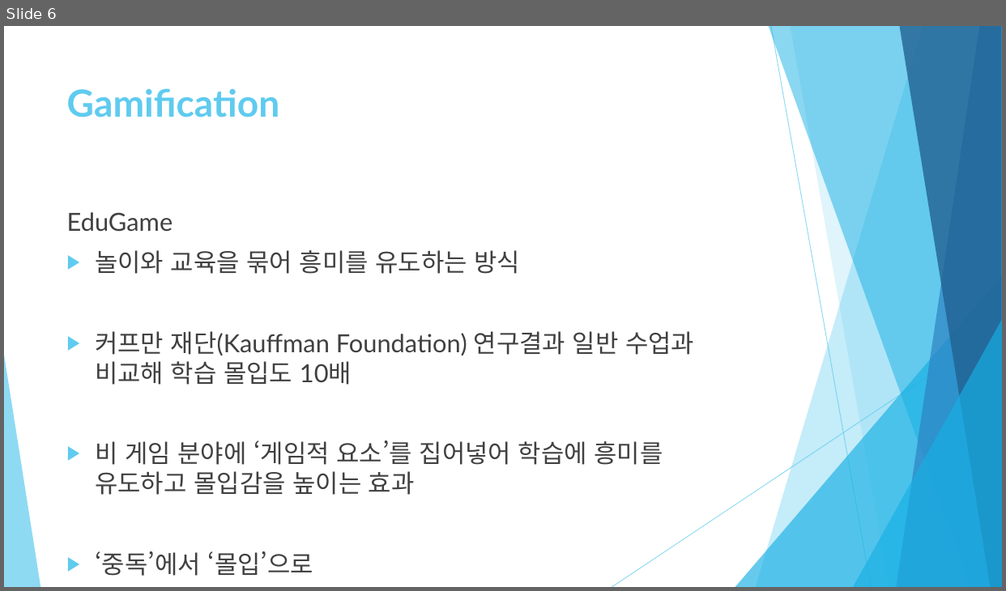
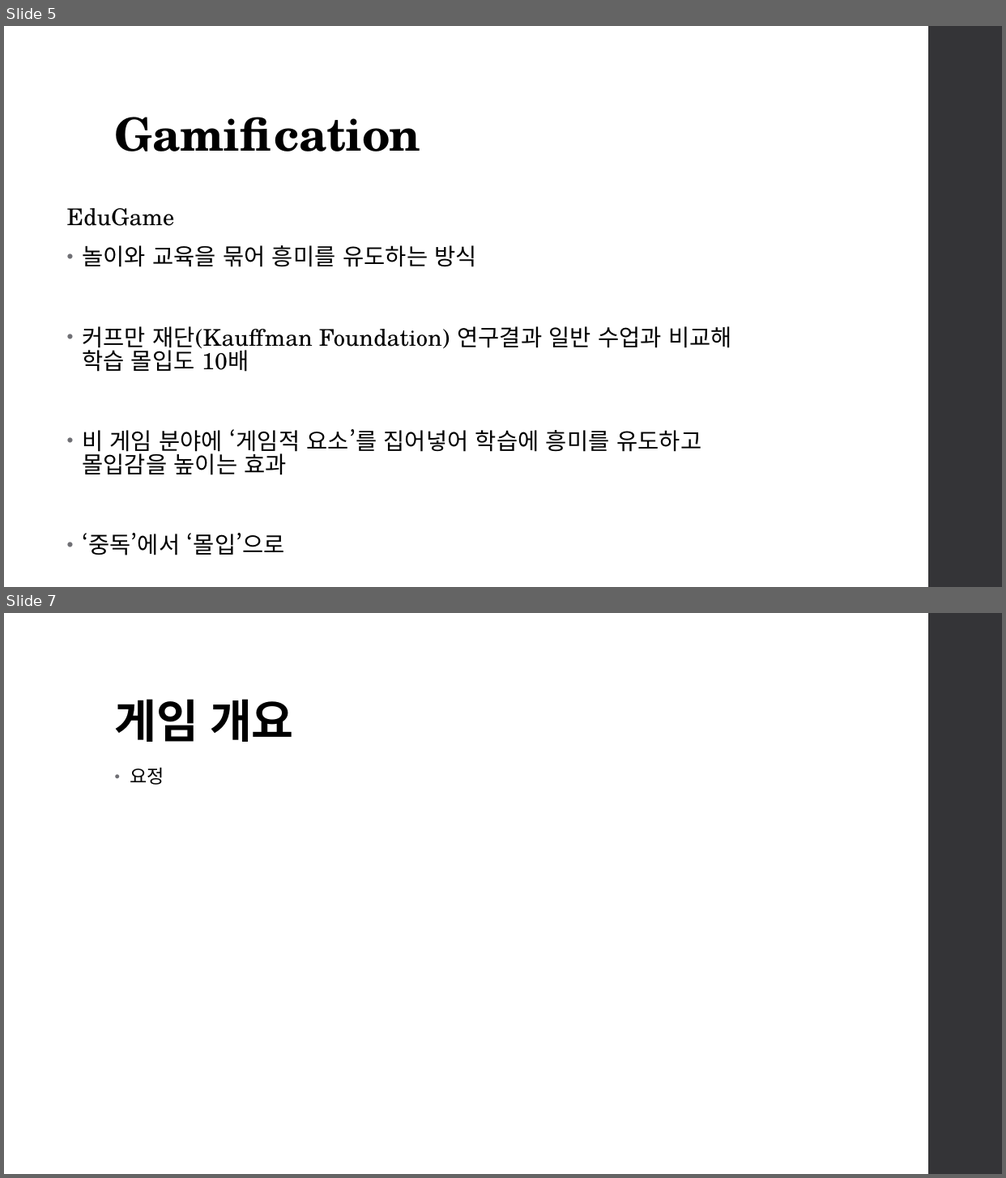
Before and after one commit to healjoo/smallprecious, a slide deck: 코딩교육용 퍼즐게임 제안서.pptx. Shown one above the other, each under a label of ours: slide 6 before the commit, slides 5 and 7 after it; the slides between them are not shown. The pictures are 1006x591 and 1006x1178 pixels, drawn with LibreOffice and Linux fonts; fonts in the diff are those of the drawing. Boxes give left, top, right and bottom in pixels: in the first picture for what was removed or moved away, otherwise in the second. Text is boxed around its words. In the diff, an @@ line names an element or a change of style, - is before the commit and + after.

```diff
--- a/코딩교육용 퍼즐게임 제안서.pptx
+++ b/코딩교육용 퍼즐게임 제안서.pptx
@@ slide 7 added at <box>4,613,1002,1174</box>, background #FFFFFF; not listed: 1 template element that a slide beside it also shows @@
@@ title added at <box>115,699,294,742</box>, 44 pt, text #000000, bold @@
+게임 개요
@@ text added at <box>130,768,164,785</box>, 18 pt, text #000000 @@
+• 요정
@@ what was slide 6 is now slide 5 @@
@@ slide 5 changed as well @@
@@ rectangle added at <box>928,26,1002,587</box>, fill #353537 @@
@@ title "Gamification": place and size @@
-title "Gamification" at <box>67,88,280,118</box>
+title "Gamification" at <box>115,117,421,152</box>
@@ title "Gamification" at <box>115,117,421,152</box>: size 36 to 44 pt, font Lato to TeX Gyre Schola, text colour #5FCBEF to #000000, letter spacing 0 to -0.5 pt; line spacing 1 to 0.9; vertical alignment top to bottom @@
@@ text "EduGame" at <box>67,208,732,556</box>: size 24 to 22.2 pt, font Lato to TeX Gyre Schola, text colour #404040 to #000000, letter spacing 0 to 0.1 pt; line spacing 1 to 0.85; more space between paragraphs; bullet ▶ to •; bullet colour #5FCBEF to #6F6F74 @@
@@ group removed at <box>4,26,1002,587</box>: 5 freeform shapes, 3 triangles, 2 lines @@
```
Also in this commit, not shown: 8 other slides changed, 2 slides removed, 6 other files.
